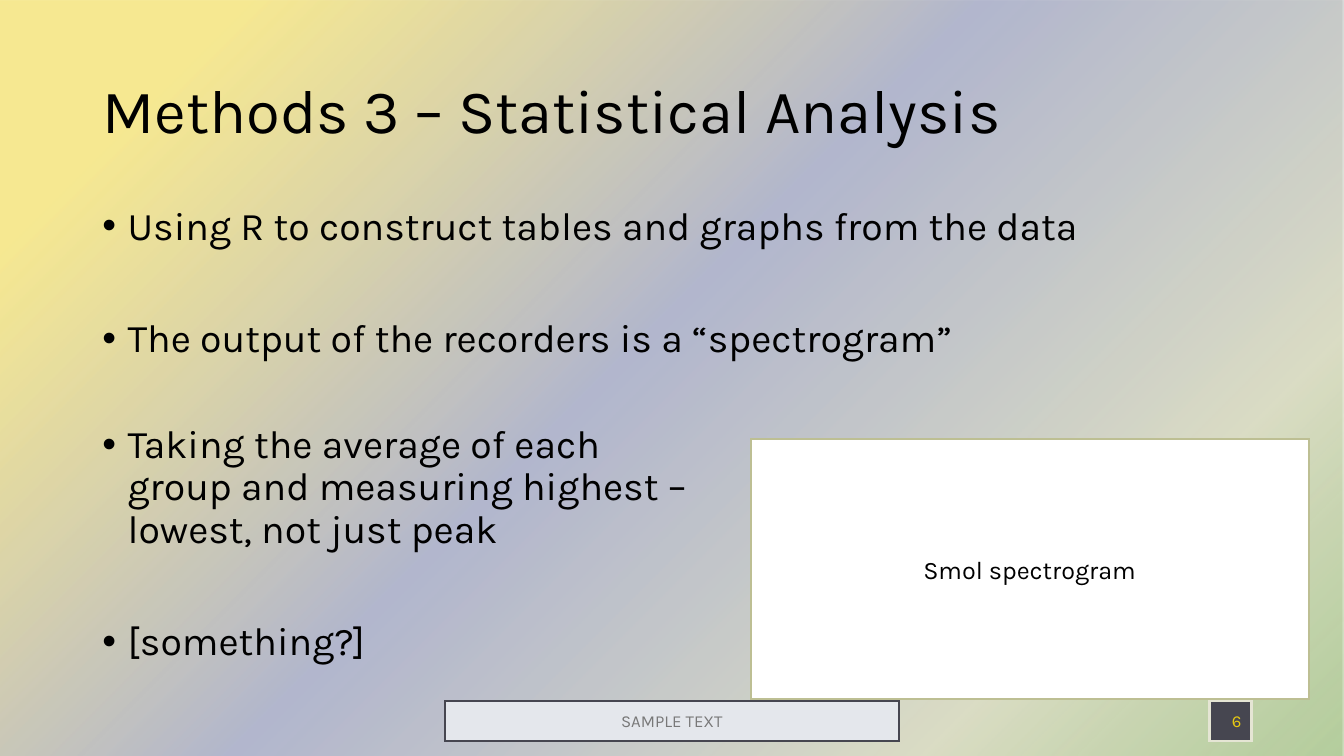
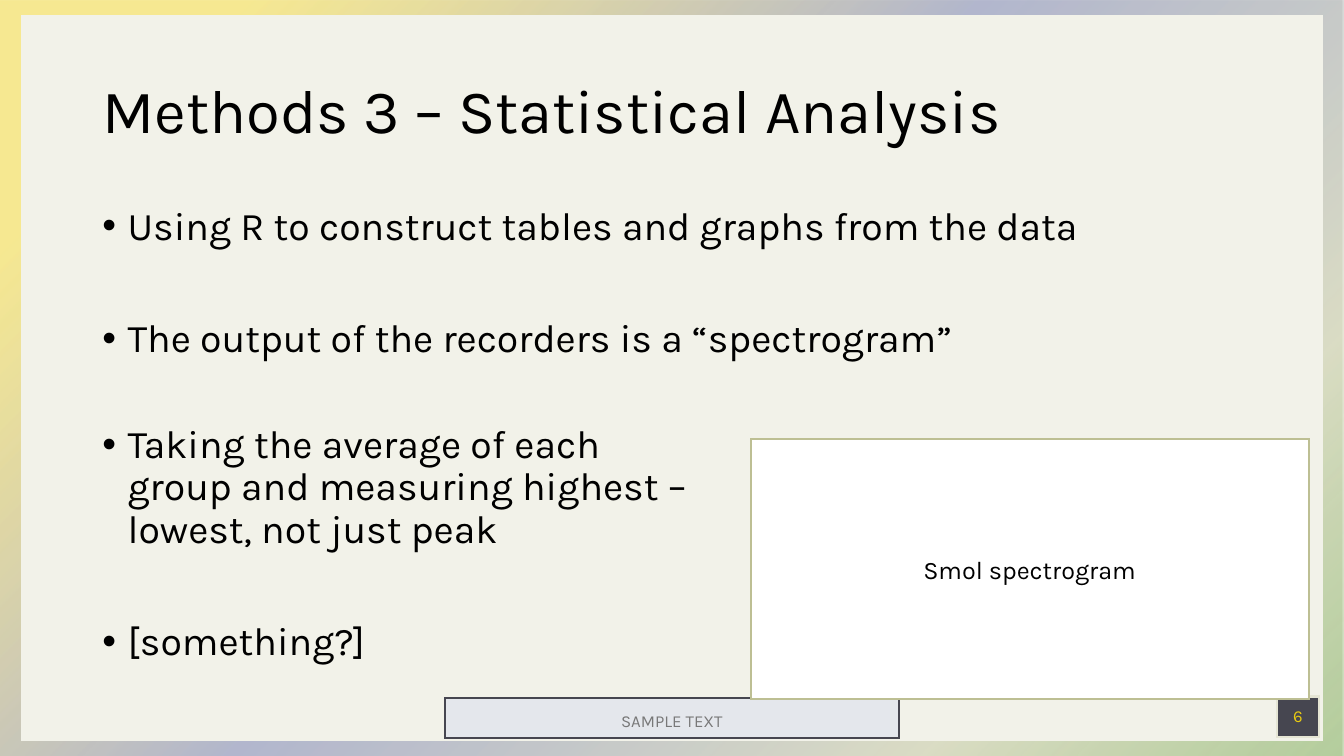
Before and after one commit to tobiasnunn/tnunn_research, a slide deck: slide 6 of BSX2021/Group_proj/Birdpres_theme_test.pptx. Drawn at 1344x756 pixels with LibreOffice and Linux fonts; fonts in the diff are those of the drawing. Boxes give left, top, right and bottom in pixels: in the first picture for what was removed or moved away, otherwise in the second. Text is boxed around its words. In the diff, an @@ line names an element or a change of style, - is before the commit and + after.

```diff
--- a/BSX2021/Group_proj/Birdpres_theme_test.pptx
+++ b/BSX2021/Group_proj/Birdpres_theme_test.pptx
@@ rectangle added at [21,15,1324,741], fill #F2F2E9 @@
@@ page number: place and size @@
-page number at [1232,716,1242,727]
+page number at [1293,711,1303,722]
@@ page number at [1293,711,1303,722]: alignment right to centre @@
@@ rectangle: place and size @@
-rectangle at [1210,701,1252,741]
+rectangle at [1277,697,1320,737]
```
Also in this commit, not shown: 9 other slides changed, 6 other files.
